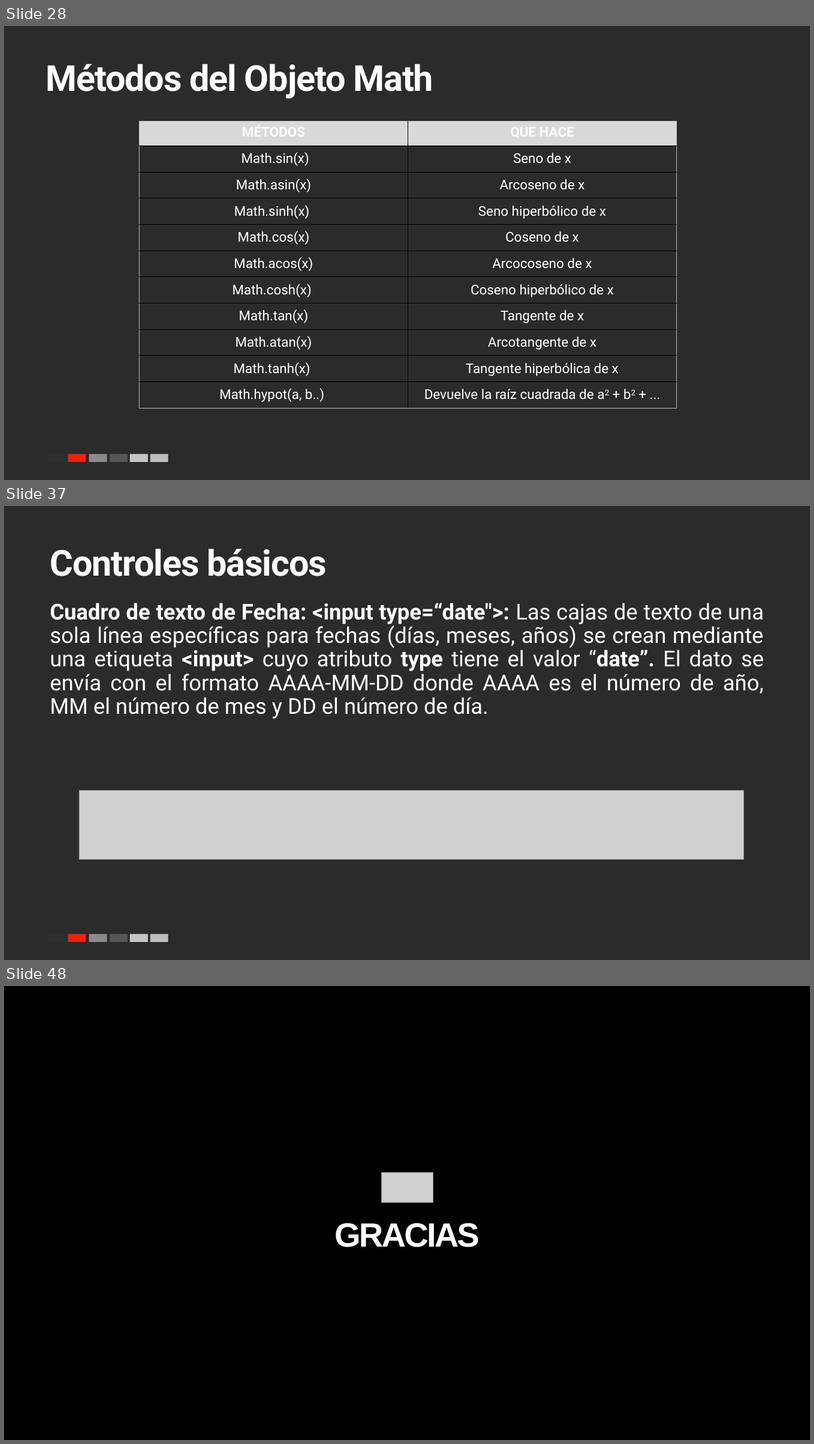
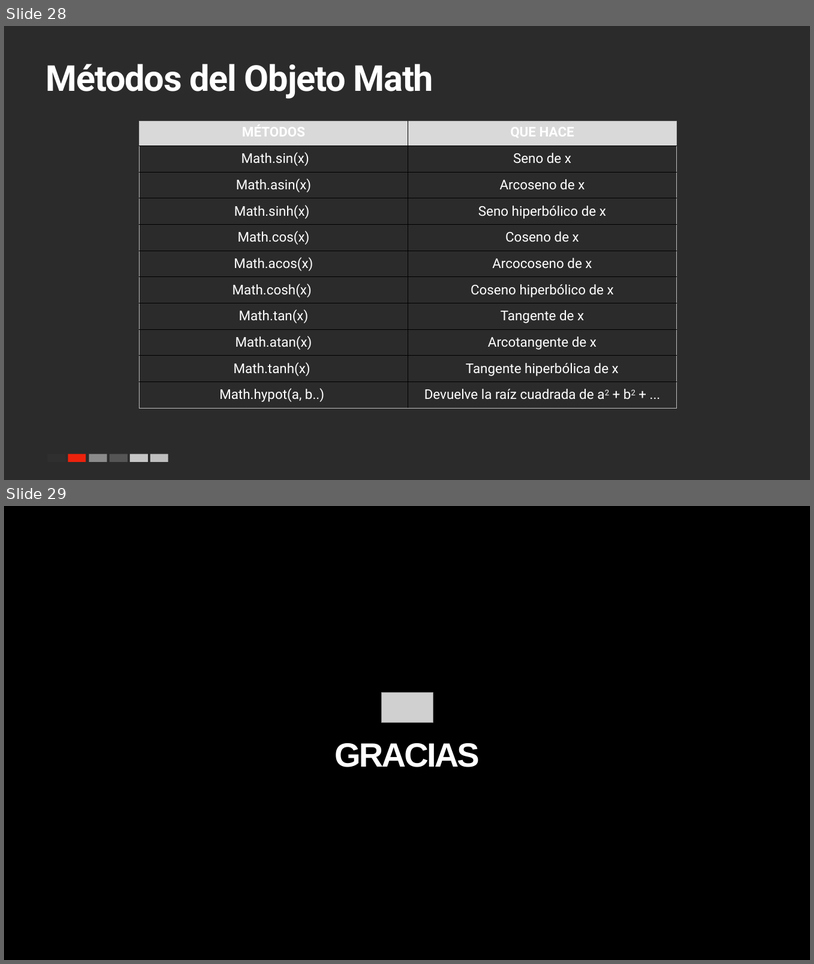
Before and after one commit to emaravi/DEW, a slide deck: sesion02/S02- HTML y JS.pptx. Shown one above the other, each under a label of ours: slides 28, 37 and 48 before the commit, slides 28 and 29 after it; the slides between them are not shown. The pictures are 814x1444 and 814x964 pixels, drawn with LibreOffice and Linux fonts; fonts in the diff are those of the drawing; grey boxes stand for pictures; background and template pictures are left out; a plain dark background stands for a picture behind light text. Boxes give left, top, right and bottom in pixels: in the first picture for what was removed or moved away, otherwise in the second. Text is boxed around its words. In the diff, an @@ line names an element or a change of style, - is before the commit and + after.

```diff
--- a/sesion02/S02- HTML y JS.pptx
+++ b/sesion02/S02- HTML y JS.pptx
@@ slide 37 removed at (4, 506, 810, 960), background picture (left out); not listed: 6 template elements that a slide beside it also shows @@
@@ title removed at (50, 549, 327, 576) @@
-Controles básicos
@@ text removed at (50, 603, 764, 718) @@
-Cuadro de texto de Fecha: <input type=“date">: Las cajas de texto de una sola línea específicas para fechas (días, meses, años) se crean mediante una etiqueta <input> cuyo atributo type tiene el valor “date”. El dato se envía con el formato AAAA-MM-DD donde AAAA es el número de año, MM el número de mes y DD el número de día.
@@ picture removed at (79, 790, 744, 859) @@
@@ what was slide 48 is now slide 29 @@
```
Also in this commit, not shown: 18 other slides removed, 1 other file.
